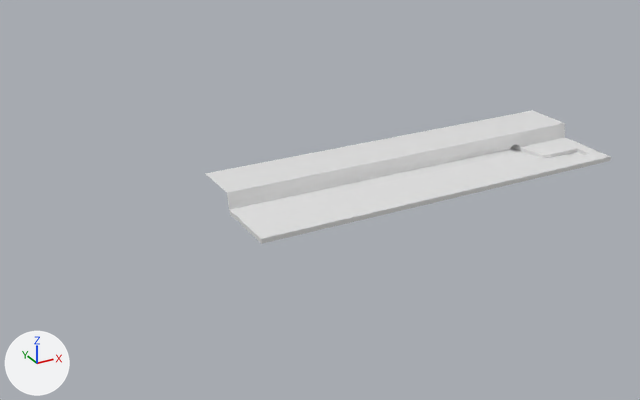
Renders of the Blender file Assets/Models/ground.blend from each side of a commit.
Camera for both pictures: a camera (50 mm lens) standing at (-204.0, -273.0, 141.0) and looking at (-45.0, 15.0, -4.0). Lighting does not change. The marker at lower left points along +X, +Y and +Z.
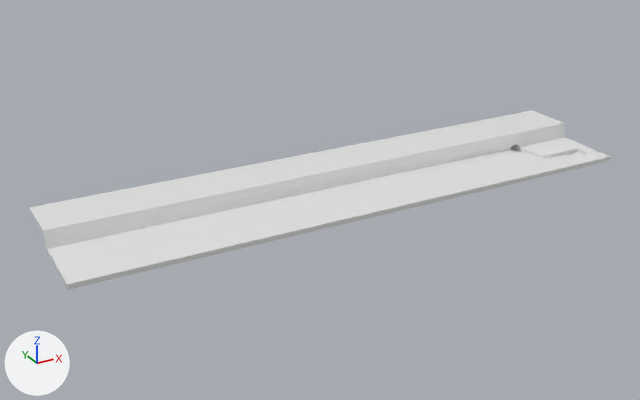
What the commit changed:
me_cube has 482 vertices, 458 faces and spans x -1.0..1.01, y -1.0..2.72, z -3.74..7.68.
me_cube is used by ob_cube; location (0.0, 0.0, 0.0); scale (85.0, 14.0, 0.99).
me_cube part 1: all 26 vertices in x -1.0..-0.99, y -1.0..2.72, z -1.0..7.67 are moved by (-0.81, 0.0, 0.0).

Changed parts and their boxes (x1, y1, x2, y2) in the pictures (640 x 400 px; the box of a moved part takes in the faces that stretch with it):
'Cube', reshaped (43% wider, 34% taller): before (205, 110, 611, 244); after (29, 110, 611, 290)
part 1 of me_cube, moved or reshaped: before (205, 173, 264, 244); after (29, 173, 264, 290)
